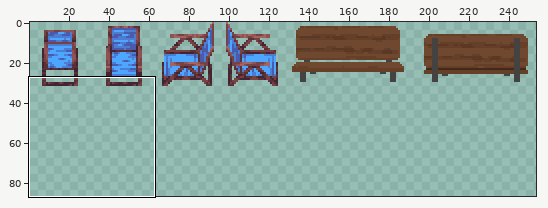
One commit to this pixel-art file: aseprite-files/furniture.aseprite. The picture above shows the old version from afar; the outline marks the close-up.
Close-up. Before:
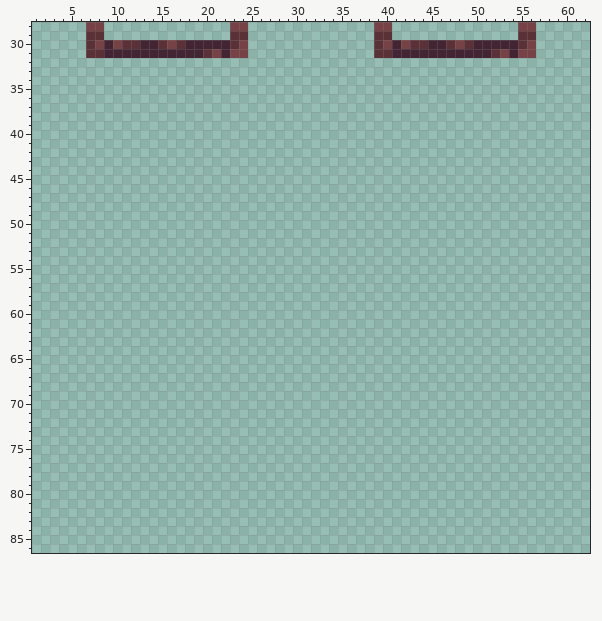
320x320 pixels, 1 frame. Shown: x 1..62, y 28..86. The wide view leaves out empty margins.
New version:
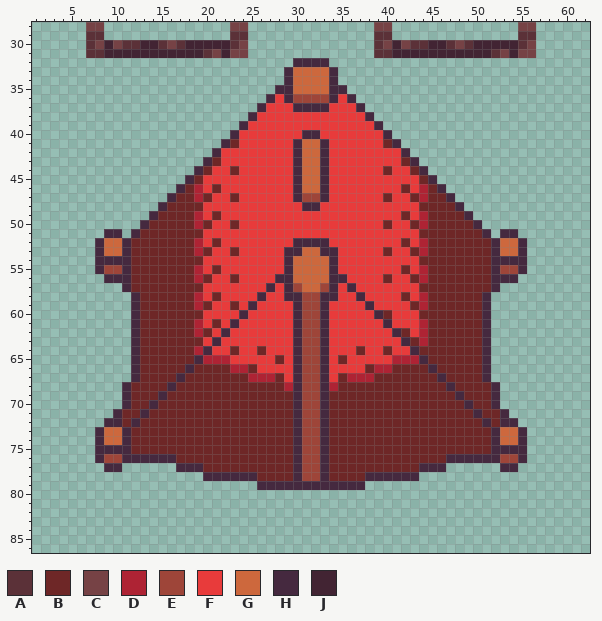
Palette (. is transparent): A #5b3138  B #6e2727  C #764245  D #ae2334  E #9e4539  F #e83b3b  G #cd683d  H #45293f  J #422433
From old to new:
@@ x 1..62 @@
 31 ......AAJJJJJJJJJJJACJCC..............AAJJJJJJJJJJJACJCC......
-32 ..............................................................
-33 ..............................................................
-34 ..............................................................
-35 ..............................................................
-36 ..............................................................
-37 ..............................................................
-38 ..............................................................
-39 ..............................................................
-40 ..............................................................
-41 ..............................................................
-42 ..............................................................
-43 ..............................................................
-44 ..............................................................
-45 ..............................................................
-46 ..............................................................
-47 ..............................................................
-48 ..............................................................
-49 ..............................................................
-50 ..............................................................
-51 ..............................................................
-52 ..............................................................
-53 ..............................................................
-54 ..............................................................
-55 ..............................................................
-56 ..............................................................
-57 ..............................................................
-58 ..............................................................
-59 ..............................................................
-60 ..............................................................
-61 ..............................................................
-62 ..............................................................
-63 ..............................................................
-64 ..............................................................
-65 ..............................................................
-66 ..............................................................
-67 ..............................................................
-68 ..............................................................
-69 ..............................................................
-70 ..............................................................
-71 ..............................................................
-72 ..............................................................
-73 ..............................................................
-74 ..............................................................
-75 ..............................................................
-76 ..............................................................
-77 ..............................................................
-78 ..............................................................
-79 ..............................................................
+32 .............................HHHH.............................
+33 ............................HGGGGH............................
+34 ............................HGGGGH............................
+35 ...........................HHGGGGHH...........................
+36 ..........................HFHEEEEHFH..........................
+37 .........................HFFFHHHHFFFH.........................
+38 ........................HFFFFFFFFFFFFH........................
+39 .......................HFFFFFFFFFFFFFFH.......................
+40 ......................HFFFFFFFHHFFFFFFFH......................
+41 .....................HBFFFFFFHGGHFFFFFFBH.....................
+42 ....................HFFFFFFFFHGGHFFFFFFFFH....................
+43 ...................HBFFFFFFFFHGGHFFFFFFFFBH...................
+44 ..................HBFFBFFFFFFHGGHFFFFFFBFFBH..................
+45 .................HBFFFFFFFFFFHGGHFFFFFFFFFFBH.................
+46 ................HBDFBFFFFFFFFHGGHFFFFFFFFBFDBH................
+47 ...............HBBDBFFBFFFFFFHEEHFFFFFFBFFBDBBH...............
+48 ..............HBBBBFFFFFFFFFFFHHFFFFFFFFFFFBBBBH..............
+49 .............HBBBBDFBFFFFFFFFFFFFFFFFFFFFBFDBBBBH.............
+50 ............HBBBBBDBFFBFFFFFFFFFFFFFFFFBFFBDBBBBBH............
+51 ........HH.HBBBBBBBFFFFFFFFFFFFFFFFFFFFFFFFBBBBBBBH.HH........
+52 .......HGGHBBBBBBBDFBFFFFFFFFHHHHFFFFFFFFBFDBBBBBBBHGGH.......
+53 .......HGGHBBBBBBBDBFFBFFFFFHHGGHHFFFFFBFFBDBBBBBBBHGGH.......
+54 .......HHHHBBBBBBBBFFFFFFFFFHGGGGHFFFFFFFFFBBBBBBBBHHHH.......
+55 .......HEEHBBBBBBBDFBFFFFFFFHGGGGHFFFFFFFBFDBBBBBBBHEEH.......
+56 ........HHHBBBBBBBDBFFBFFFFHHGGGGHHFFFFBFFBDBBBBBBBHHH........
+57 ..........HBBBBBBBBFFFFFFFHFHEGGEHFHFFFFFFFBBBBBBBBH..........
+58 ...........HBBBBBBDFBFFFFHFFHHEEHHFFHFFFFBFDBBBBBBH...........
+59 ...........HBBBBBBDBFFBFHFFFFHEEHFFFFHFFFFBDBBBBBBH...........
+60 ...........HBBBBBBBFFFFHFFFFFHEEHFFFFFHBFFFBBBBBBBH...........
+61 ...........HBBBBBBDFBFHFFFFFFHEEHFFFFFFHFFFDBBBBBBH...........
+62 ...........HBBBBBBDBFHFFFFFFFHEEHFFFFFFFHBFDBBBBBBH...........
+63 ...........HBBBBBBBFHFFFFFFFFHEEHFFFFFFFFHBDBBBBBBH...........
+64 ...........HBBBBBBDHFFBFFBFFFHEEHFFFBFFBFFHBBBBBBBH...........
+65 ...........HBBBBBBHDDDFFFFFBFHEEHFBFFFFFDDDHBBBBBBH...........
+66 ...........HBBBBBHBBBBDDBFFFFHEEHFFFFBDDBBBBHBBBBBH...........
+67 ...........HBBBBHBBBBBBBDDDBFHEEHFBDDDBBBBBBBHBBBBH...........
+68 ..........HBBBBHBBBBBBBBBBBBDHEEHDBBBBBBBBBBBBHBBBBH..........
+69 ..........HBBBHBBBBBBBBBBBBBBHEEHBBBBBBBBBBBBBBHBBBH..........
+70 ..........HBBHBBBBBBBBBBBBBBBHEEHBBBBBBBBBBBBBBBHBBH..........
+71 .........HBBHBBBBBBBBBBBBBBBBHEEHBBBBBBBBBBBBBBBBHBBH.........
+72 ........HHBHBBBBBBBBBBBBBBBBBHEEHBBBBBBBBBBBBBBBBBHBHH........
+73 .......HGGHBBBBBBBBBBBBBBBBBBHEEHBBBBBBBBBBBBBBBBBBHGGH.......
+74 .......HGGHBBBBBBBBBBBBBBBBBBHEEHBBBBBBBBBBBBBBBBBBHGGH.......
+75 .......HHHHBBBBBBBBBBBBBBBBBBHEEHBBBBBBBBBBBBBBBBBBHHHH.......
+76 .......HEEHHHHHHBBBBBBBBBBBBBHEEHBBBBBBBBBBBBBHHHHHHEEH.......
+77 ........HH......HHHBBBBBBBBBBHEEHBBBBBBBBBBHHH......HH........
+78 ...................HHHHHHBBBBHEEHBBBBHHHHHH...................
+79 .........................HHHHHHHHHHHH.........................
 80 ..............................................................
Boxes around the changes in both close-ups, in picture pixels (x1, y1, x2, y2):
added: (95, 58, 527, 490)
